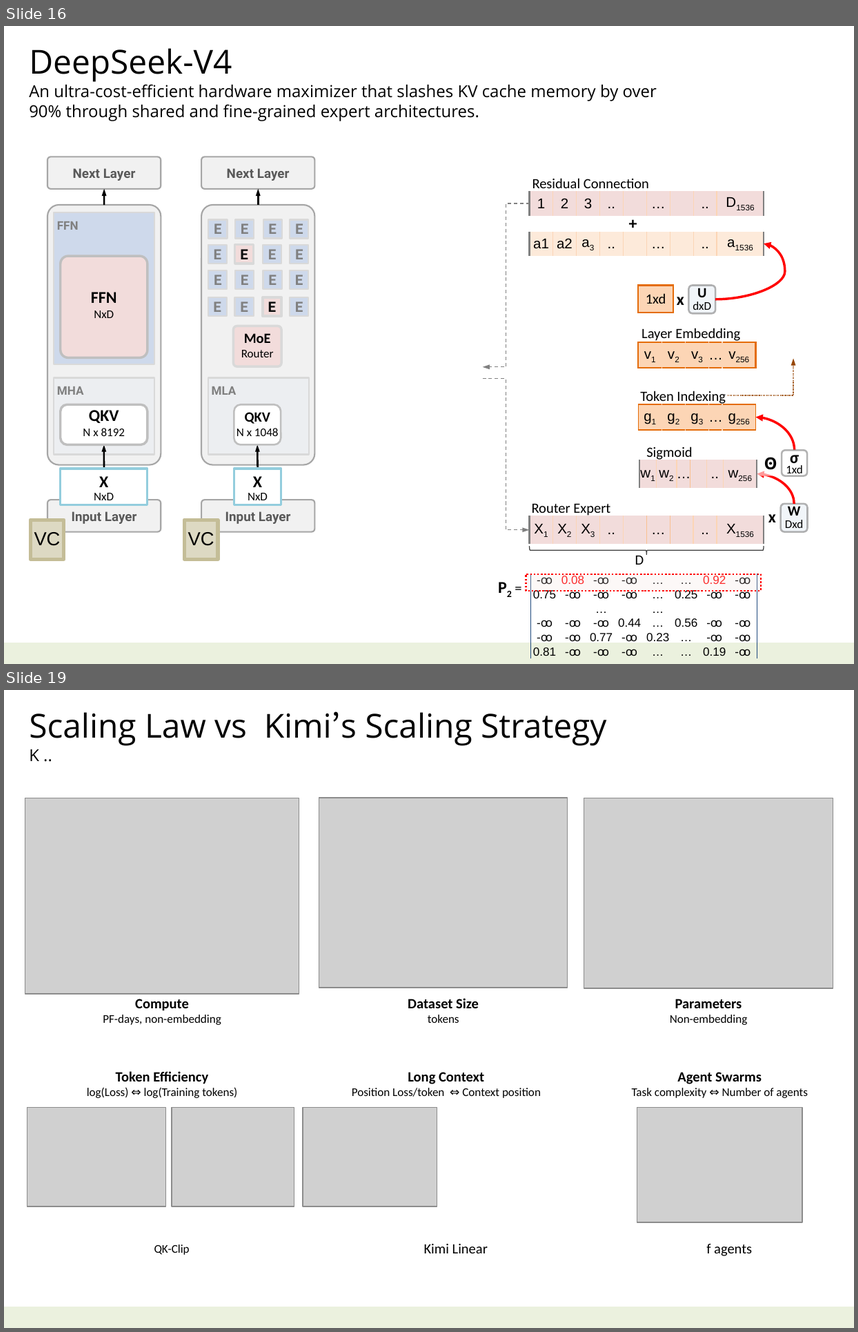
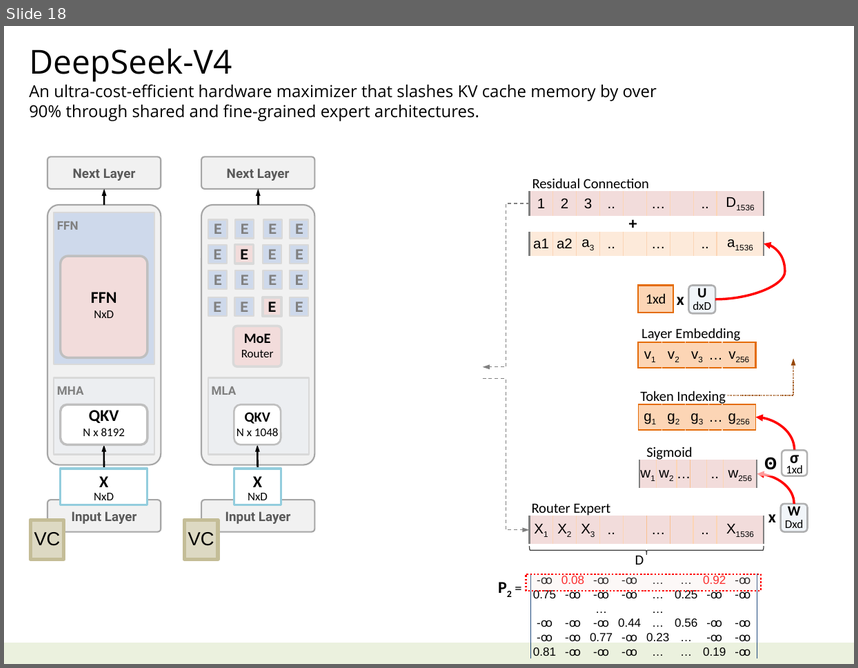
Before and after one commit to navibator/crazy-ai, a slide deck: ai-deepseek.pptx. Shown one above the other, each under a label of ours: slides 16 and 19 before the commit, slide 18 after it; the slides between them are not shown. The pictures are 858x1332 and 858x668 pixels, drawn with LibreOffice and Linux fonts; fonts in the diff are those of the drawing; grey boxes stand for pictures. Boxes give left, top, right and bottom in pixels: in the first picture for what was removed or moved away, otherwise in the second. Text is boxed around its words. In the diff, an @@ line names an element or a change of style, - is before the commit and + after.

Commit message:
create branch for kimi and deepseek

```diff
--- a/ai-deepseek.pptx
+++ b/ai-deepseek.pptx
@@ slide 19 removed at (x1=4, y1=690, x2=854, y2=1328), background #FFFFFF; not listed: 1 template element that a slide beside it also shows @@
@@ text removed at (x1=29, y1=711, x2=606, y2=761) @@
-Scaling Law vs Kimi’s Scaling Strategy
-K ..
@@ picture removed at (x1=25, y1=798, x2=300, y2=994) @@
@@ picture removed at (x1=319, y1=798, x2=568, y2=987) @@
@@ picture removed at (x1=584, y1=798, x2=833, y2=987) @@
@@ text removed at (x1=103, y1=998, x2=221, y2=1025) @@
-Compute
-PF-days, non-embedding
@@ text removed at (x1=408, y1=998, x2=479, y2=1023) @@
-Dataset Size
-tokens
@@ text removed at (x1=670, y1=998, x2=748, y2=1025) @@
-Parameters
-Non-embedding
@@ text removed at (x1=87, y1=1071, x2=237, y2=1098) @@
-Token Efficiency
-log(Loss) ⇔ log(Training tokens)
@@ text removed at (x1=352, y1=1072, x2=541, y2=1098) @@
-Long Context
-Position Loss/token ⇔ Context position
@@ text removed at (x1=632, y1=1072, x2=808, y2=1098) @@
-Agent Swarms
-Task complexity ⇔ Number of agents
@@ picture removed at (x1=27, y1=1107, x2=166, y2=1207) @@
@@ picture removed at (x1=172, y1=1107, x2=294, y2=1207) @@
@@ picture removed at (x1=302, y1=1107, x2=437, y2=1207) @@
@@ picture removed at (x1=637, y1=1107, x2=802, y2=1222) @@
@@ text removed at (x1=154, y1=1244, x2=190, y2=1254) @@
-QK-Clip
@@ text removed at (x1=424, y1=1243, x2=488, y2=1253) @@
-Kimi Linear
@@ text removed at (x1=706, y1=1243, x2=752, y2=1256) @@
-f agents
@@ what was slide 16 is now slide 18 @@
```
Also in this commit, not shown: 1 slide changed, 9 other slides removed, 1 other file.
